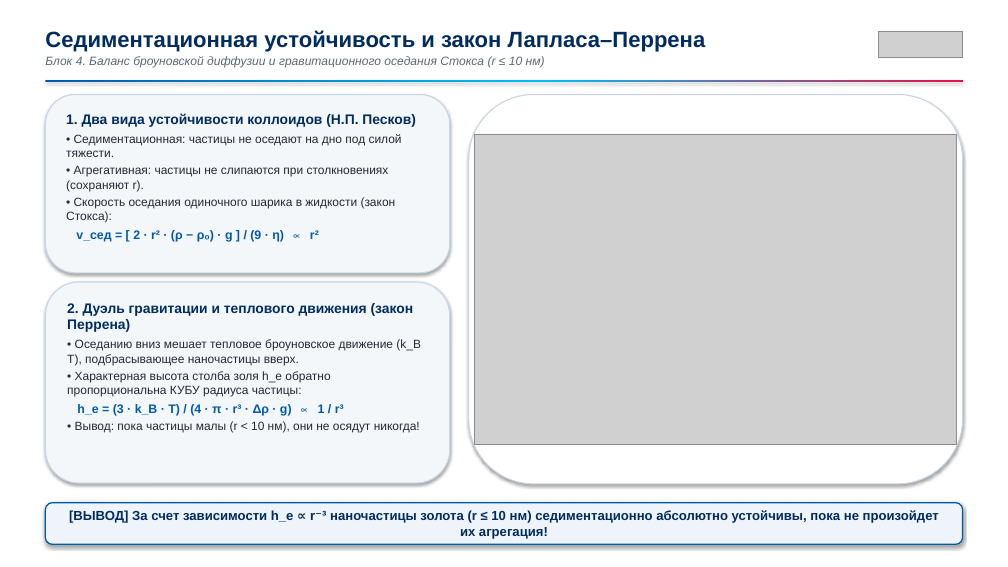
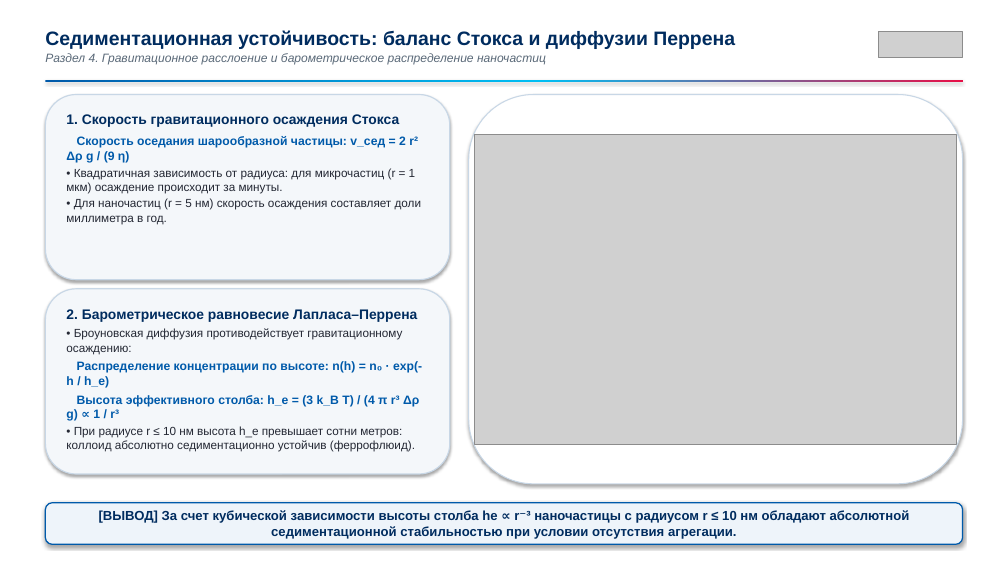
Before and after one commit to brattri3/nanophysics-course, a slide deck: slide 22 of course_materials/semester_4/lectures/lecture_03_colloids.pptx (slide 16 before the commit). Drawn at 1008x567 pixels with LibreOffice and Linux fonts; fonts in the diff are those of the drawing; grey boxes stand for pictures. Boxes give left, top, right and bottom in pixels: in the first picture for what was removed or moved away, otherwise in the second. Text is boxed around its words. In the diff, an @@ line names an element or a change of style, - is before the commit and + after.

```diff
--- a/course_materials/semester_4/lectures/lecture_03_colloids.pptx
+++ b/course_materials/semester_4/lectures/lecture_03_colloids.pptx
@@ text at (45,30,735,64): text changed @@
-Седиментационная устойчивость и закон Лапласа–Перрена
-Блок 4. Баланс броуновской диффузии и гравитационного оседания Стокса (r ≤ 10 нм)
+Седиментационная устойчивость: баланс Стокса и диффузии Перрена
+Раздел 4. Гравитационное расслоение и барометрическое распределение наночастиц
@@ rounded rectangle "1. Скорость гравитационного осаждения Стокса": place and size @@
-rounded rectangle "1. Скорость гравитационного осаждения Стокса" at (45,95,450,273)
+rounded rectangle "1. Скорость гравитационного осаждения Стокса" at (45,95,450,280)
@@ text in rounded rectangle at (66,114,421,224): text changed; size 11.4 to 11.2 pt @@
-1. Два вида устойчивости коллоидов (Н.П. Песков)
-• Седиментационная: частицы не оседают на дно под силой тяжести.
-• Агрегативная: частицы не слипаются при столкновениях (сохраняют r).
-• Скорость оседания одиночного шарика в жидкости (закон Стокса):
-v_сед = [ 2 · r² · (ρ − ρ₀) · g ] / (9 · η) ∝ r²
+1. Скорость гравитационного осаждения Стокса
+Скорость оседания шарообразной частицы: v_сед = 2 r² Δρ g / (9 η)
+• Квадратичная зависимость от радиуса: для микрочастиц (r = 1 мкм) осаждение происходит за минуты.
+• Для наночастиц (r = 5 нм) скорость осаждения составляет доли миллиметра в год.
@@ rounded rectangle "2. Барометрическое равновесие Лапласа–Перрена": place and size @@
-rounded rectangle "2. Барометрическое равновесие Лапласа–Перрена" at (45,282,450,483)
+rounded rectangle "2. Барометрическое равновесие Лапласа–Перрена" at (45,289,450,474)
@@ text in rounded rectangle at (66,309,422,452): text changed; size 11.4 to 11.2 pt @@
-2. Дуэль гравитации и теплового движения (закон Перрена)
-• Оседанию вниз мешает тепловое броуновское движение (k_B T), подбрасывающее наночастицы вверх.
-• Характерная высота столба золя h_e обратно пропорциональна КУБУ радиуса частицы:
-h_e = (3 · k_B · T) / (4 · π · r³ · Δρ · g) ∝ 1 / r³
-• Вывод: пока частицы малы (r < 10 нм), они не осядут никогда!
+2. Барометрическое равновесие Лапласа–Перрена
+• Броуновская диффузия противодействует гравитационному осаждению:
+Распределение концентрации по высоте: n(h) = n₀ · exp(- h / h_e)
+Высота эффективного столба: h_e = (3 k_B T) / (4 π r³ Δρ g) ∝ 1 / r³
+• При радиусе r ≤ 10 нм высота h_e превышает сотни метров: коллоид абсолютно седиментационно устойчив (феррофлюид).
@@ text in rounded rectangle at (99,510,910,539): text changed @@
-[ВЫВОД] За счет зависимости h_e ∝ r⁻³ наночастицы золота (r ≤ 10 нм) седиментационно абсолютно устойчивы, пока не произойдет их агрегация!
+[ВЫВОД] За счет кубической зависимости высоты столба he ∝ r⁻³ наночастицы с радиусом r ≤ 10 нм обладают абсолютной седиментационной стабильностью при условии отсутствия агрегации.
```
Also in this commit, not shown: 6 other slides changed, 19 slides added, 10 slides removed, 33 other files.
